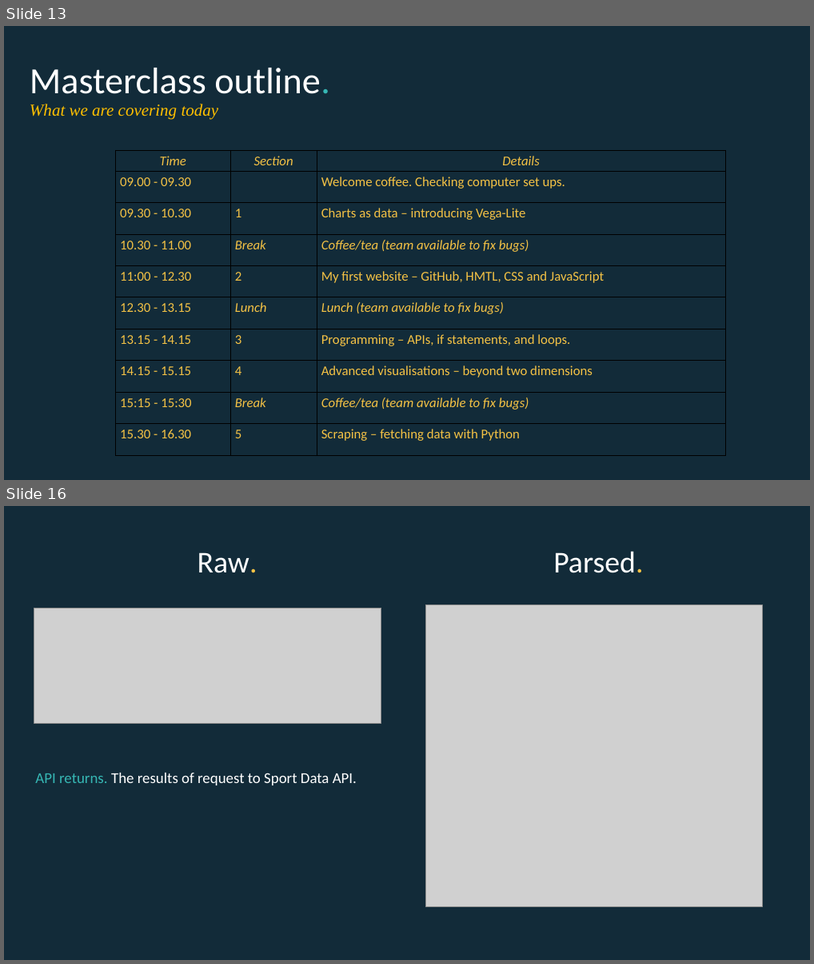
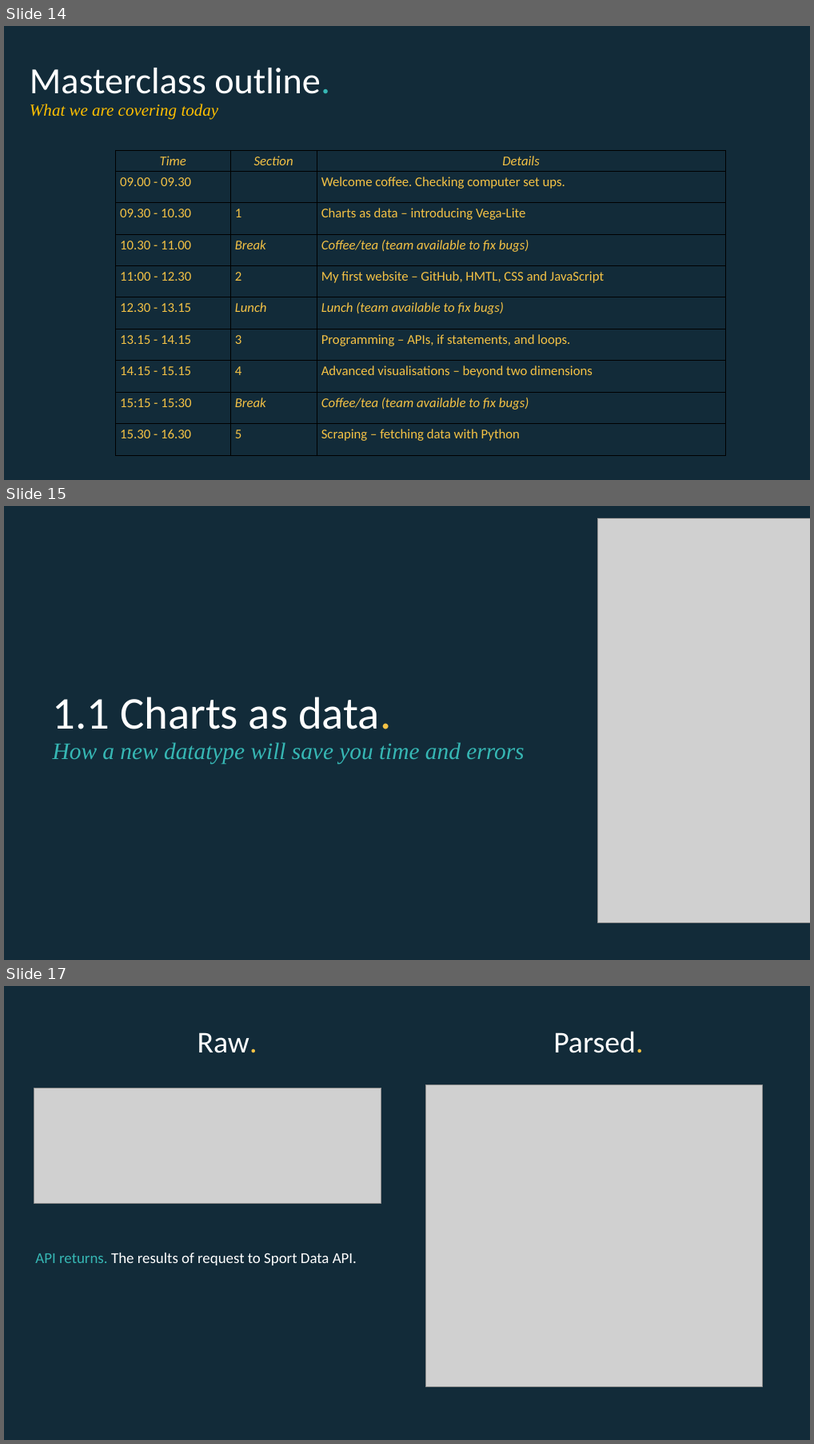
Before and after one commit to EconomicsObservatory/courses, a slide deck: 1/1_Charts_as_data.pptx. Shown one above the other, each under a label of ours: slides 13 and 16 before the commit, slides 14, 15 and 17 after it; the slides between them are not shown. The pictures are 814x964 and 814x1444 pixels, drawn with LibreOffice and Linux fonts; fonts in the diff are those of the drawing; grey boxes stand for pictures. Boxes give left, top, right and bottom in pixels: in the first picture for what was removed or moved away, otherwise in the second. Text is boxed around its words. In the diff, an @@ line names an element or a change of style, - is before the commit and + after.

```diff
--- a/1/1_Charts_as_data.pptx
+++ b/1/1_Charts_as_data.pptx
@@ slide 15 added at (4, 506, 810, 960), background #122B39 @@
@@ picture added at (598, 518, 810, 922) @@
@@ title added at (53, 696, 524, 764), 28 pt, text #36B7B4, italic @@
+1.1 Charts as data.
+How a new datatype will save you time and errors
@@ what was slide 13 is now slide 14 @@
@@ what was slide 16 is now slide 17 @@
```
Also in this commit, not shown: 7 slides changed, 19 other slides added, 6 slides removed.
